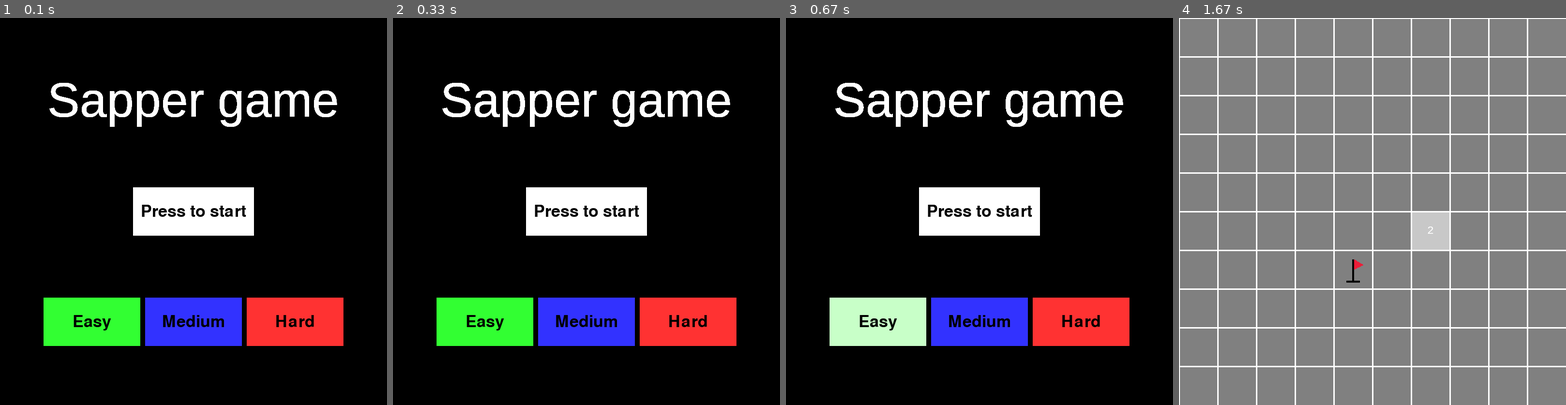
Above: before the commit, frames 1-4 (left to right).
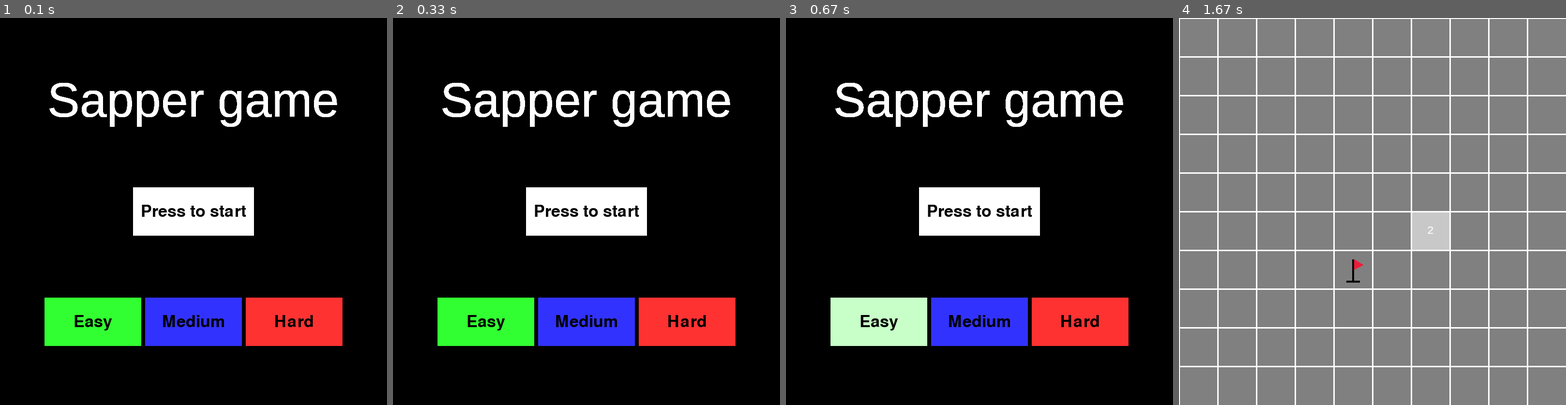
Above: after the commit, the same moments.

Repository: Ismaxis/Pygame-Sapper
Game: pygame game, started from main.py
Same seed, same stepped clock (60 frames per second), same inputs: the game is played once before the commit and once after it.
Inputs (mouse positions are in pixels of both pictures, inside the frame that each line leads up to):
- Up to frame 1 (0.1 s): no input
- Up to frame 2 (0.33 s): no input
- Up to frame 3 (0.67 s): click "Easy" at 0.38 s
- Up to frame 4 (1.67 s): click "Press to start" at 0.72 s; click (1418, 246) at 1.05 s; right-click (1372, 257) at 1.38 s

The runs differ from the first frame. In frame 1, 0.4% of the frame differs, in the area x 11-89%, y 72-85%; in frame 2, 0.4%; in frame 3, 0.4%; in frame 4, nothing differs.

Commit message:
Delete variables.py

Diff:
--- a/game.py
+++ b/game.py
@@ -1,13 +1,8 @@
 import pygame as pg
 import os
 import random
-import variables
 from fill import fill
 pg.font.init()
-
-
-WIN = variables.WIN
-WIN_SIZE = variables.WIN_SIZE
 
 
 class Cage:
@@ -96,14 +91,14 @@
 
 
 class Game:
-    def __init__(self, difficult):
+    def __init__(self, difficult, win_size):
         mines_amount = difficult * 10
 
         if difficult == 1:
             self.grid_size = 10
         else:
             self.grid_size = 20
-        self.side_size = int(WIN_SIZE[1]/self.grid_size)
+        self.side_size = int(win_size[1]/self.grid_size)
 
         self.mine_field = Mine_field(
             mines_amount, self.grid_size, self.side_size)
--- a/main.py
+++ b/main.py
@@ -3,10 +3,11 @@
 import game
 import menu
 import view
-import variables
 
-WIN = variables.WIN
-WIN_SIZE = variables.WIN_SIZE
+
+WIN_SIZE = (800, 800)
+WIN = pg.display.set_mode(WIN_SIZE)
+pg.display.set_caption("Sapper")
 
 
 def check_buttons(buttons, mouse_pos):
@@ -18,7 +19,7 @@
     return -1
 
 
-start_menu = menu.Start_menu()
+start_menu = menu.Start_menu(WIN_SIZE)
 menu_view = view.Menu_view()
 
 # Start menu
@@ -50,14 +51,14 @@
             start_menu.select(buttons[i + 1])
             difficut = i + 1
 
-    menu_view.update(start_menu)
+    menu_view.update(WIN, start_menu)
     mouse_pressed = False
 
 del start_menu
 del menu_view
 
 # Game
-sapper_game = game.Game(difficut)
+sapper_game = game.Game(difficut, WIN_SIZE)
 game_view = view.Field_view()
 while True:
     for event in pg.event.get():
@@ -80,7 +81,7 @@
                 sapper_game.update(x, y, event.button)
 
     if sapper_game.result != 0:
-        game_view.update(sapper_game.mine_field)
+        game_view.update(WIN, WIN_SIZE, sapper_game.mine_field)
         WIN.blit(sapper_game.victory_label, ((WIN_SIZE[0] - sapper_game.victory_label.get_width())/2,
                                              (WIN_SIZE[1] - sapper_game.victory_label.get_height())/2))
 
@@ -92,5 +93,5 @@
                     pg.quit()
                     quit()
 
-    game_view.update(sapper_game.mine_field)
+    game_view.update(WIN, WIN_SIZE, sapper_game.mine_field)
     pg.display.update()
--- a/menu.py
+++ b/menu.py
@@ -1,8 +1,4 @@
-import variables
 import pygame as pg
-
-WIN_SIZE = variables.WIN_SIZE
-WIN = variables.WIN
 
 
 class Button:
@@ -32,36 +28,40 @@
 
 
 class Start_menu:
-    banner_pos = (WIN_SIZE[0]/2, WIN_SIZE[1]/14)
-    banner_color = (255, 255, 255)
-    banner_text = "Sapper game"
+    def __init__(self, win_size):
+        banner_pos = (win_size[0]/2, win_size[1]/14)
+        banner_color = (255, 255, 255)
+        banner_text = "Sapper game"
 
-    # Start button
-    button_pos = (WIN_SIZE[0]/2, WIN_SIZE[1]/2)
-    button_status = False
-    button_size = (250, 100)
-    button_text = "Press to start"
-    button_color = ((255, 255, 255), (128, 128, 128))
+        # Start button
+        button_pos = (win_size[0]/2, win_size[1]/2)
+        button_size = (250, 100)
+        button_text = "Press to start"
+        button_color = ((255, 255, 255), (128, 128, 128))
 
-    # Difficult buttons
-    dif_size = (200, 100)
-    low_dif_color = ((50, 255, 50), (200, 255, 200))
-    med_dif_color = ((50, 50, 255), (200, 200, 255))
-    high_dif_color = ((255, 50, 50), (255, 200, 200))
-    gap = 10
+        # Difficult buttons
+        dif_size = (200, 100)
+        low_dif_color = ((50, 255, 50), (200, 255, 200))
+        med_dif_color = ((50, 50, 255), (200, 200, 255))
+        high_dif_color = ((255, 50, 50), (255, 200, 200))
+        gap = win_size[0]/100
 
-    low_dif_pos = (WIN_SIZE[0]/2 - dif_size[0] - gap, WIN_SIZE[1] * 11/14)
-    med_dif_pos = (WIN_SIZE[0]/2,  WIN_SIZE[1] * 11/14)
-    high_dif_pos = (WIN_SIZE[0]/2 + dif_size[0] + gap, WIN_SIZE[1] * 11/14)
+        low_dif_pos = (win_size[0]/2 - dif_size[0] - gap, win_size[1] * 11/14)
+        med_dif_pos = (win_size[0]/2,  win_size[1] * 11/14)
+        high_dif_pos = (win_size[0]/2 + dif_size[0] + gap, win_size[1] * 11/14)
 
-    # Components
-    name_banner = Banner(banner_pos, banner_text, banner_color)
+        # Components
+        self.name_banner = Banner(banner_pos, banner_text, banner_color)
 
-    start_button = Button(button_pos, button_size, button_text, button_color)
+        self.start_button = Button(button_pos, button_size,
+                                   button_text, button_color)
 
-    low_dif_button = Button(low_dif_pos, dif_size, "Easy", low_dif_color)
-    med_dif_button = Button(med_dif_pos, dif_size, "Medium", med_dif_color)
-    high_dif_button = Button(high_dif_pos, dif_size, "Hard", high_dif_color)
+        self.low_dif_button = Button(
+            low_dif_pos, dif_size, "Easy", low_dif_color)
+        self.med_dif_button = Button(
+            med_dif_pos, dif_size, "Medium", med_dif_color)
+        self.high_dif_button = Button(
+            high_dif_pos, dif_size, "Hard", high_dif_color)
 
     def change_status(self, button, status):
         button.status = status
--- a/variables.py
+++ /dev/null
@@ -1,5 +0,0 @@
-import pygame as pg
-
-WIN_SIZE = (800, 800)
-WIN = pg.display.set_mode(WIN_SIZE)
-pg.display.set_caption("Sapper")
--- a/view.py
+++ b/view.py
@@ -1,60 +1,55 @@
 import pygame as pg
-import variables
-
-
-WIN = variables.WIN
-WIN_SIZE = variables.WIN_SIZE
 
 
 class Menu_view:
-    def update(self, menu):
-        self.draw_banner(menu.name_banner)
-        self.draw_button(menu.start_button)
+    def update(self, win, menu):
+        self.draw_banner(win, menu.name_banner)
+        self.draw_button(win, menu.start_button)
 
         # Difficults buttons
-        self.draw_button(menu.low_dif_button)
-        self.draw_button(menu.med_dif_button)
-        self.draw_button(menu.high_dif_button)
+        self.draw_button(win, menu.low_dif_button)
+        self.draw_button(win, menu.med_dif_button)
+        self.draw_button(win, menu.high_dif_button)
 
         pg.display.update()
 
     @staticmethod
-    def draw_banner(banner):
-        WIN.blit(banner.label, banner.pos)
+    def draw_banner(win, banner):
+        win.blit(banner.label, banner.pos)
 
     @staticmethod
-    def draw_button(button):
+    def draw_button(win, button):
         if button.selected:
-            pg.draw.rect(WIN, button.color[1], button.rect)
+            pg.draw.rect(win, button.color[1], button.rect)
         else:
-            pg.draw.rect(WIN, button.color[button.status], button.rect)
-        WIN.blit(button.label, button.label_pos)
+            pg.draw.rect(win, button.color[button.status], button.rect)
+        win.blit(button.label, button.label_pos)
 
 
 class Field_view:
-    def update(self, field):
+    def update(self, win, win_size, field):
         # draw rects
         for line in field.field:
             for cage in line:
-                self.draw_cage(cage)
+                self.draw_cage(win, cage)
 
         # draw lines
         for i in range(field.grid_size):
-            pg.draw.line(WIN, (255, 255, 255),
-                         (0, i * field.side_size), (WIN_SIZE[1], i * field.side_size), 3)
-            pg.draw.line(WIN, (255, 255, 255),
-                         (i * field.side_size, 0), (i * field.side_size, WIN_SIZE[1]), 3)
+            pg.draw.line(win, (255, 255, 255),
+                         (0, i * field.side_size), (win_size[1], i * field.side_size), 3)
+            pg.draw.line(win, (255, 255, 255),
+                         (i * field.side_size, 0), (i * field.side_size, win_size[1]), 3)
 
         pg.display.update()
 
     @staticmethod
-    def draw_cage(cage):
+    def draw_cage(win, cage):
         # defusion
         if cage.defused:
             if cage.opened and cage.is_mine:
                 color = (200, 50, 50)
-                pg.draw.rect(WIN, color, cage.rect)
-            WIN.blit(cage.flag, (cage.rect[0], cage.rect[1]))
+                pg.draw.rect(win, color, cage.rect)
+            win.blit(cage.flag, (cage.rect[0], cage.rect[1]))
             return
 
         # color definition
@@ -64,11 +59,11 @@
         if cage.opened and not cage.is_mine:
             color = (200, 200, 200)
 
-        pg.draw.rect(WIN, color, cage.rect)
+        pg.draw.rect(win, color, cage.rect)
 
         # hint
         if cage.opened and not cage.is_mine:
             hint_label = cage.hint_font.render(
                 f'{cage.hint}', True, (255, 255, 255))
-            WIN.blit(
+            win.blit(
                 hint_label, (cage.rect[0] + (cage.side_size - hint_label.get_width())/2, cage.rect[1] + (cage.side_size - hint_label.get_height())/2))
